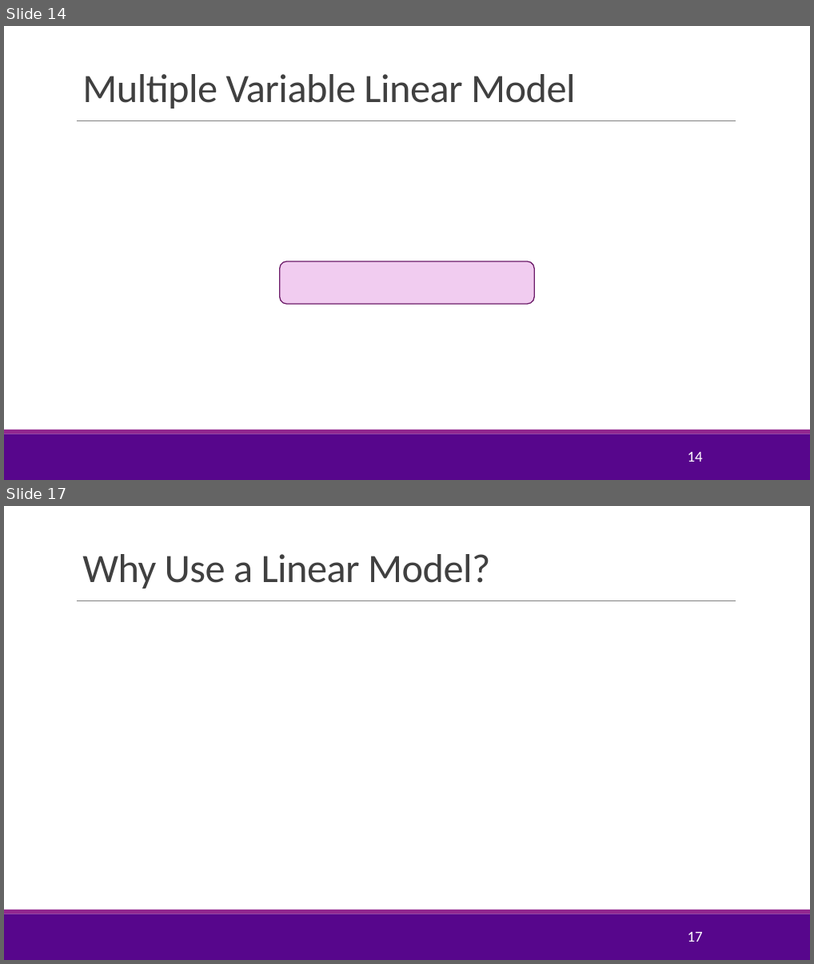
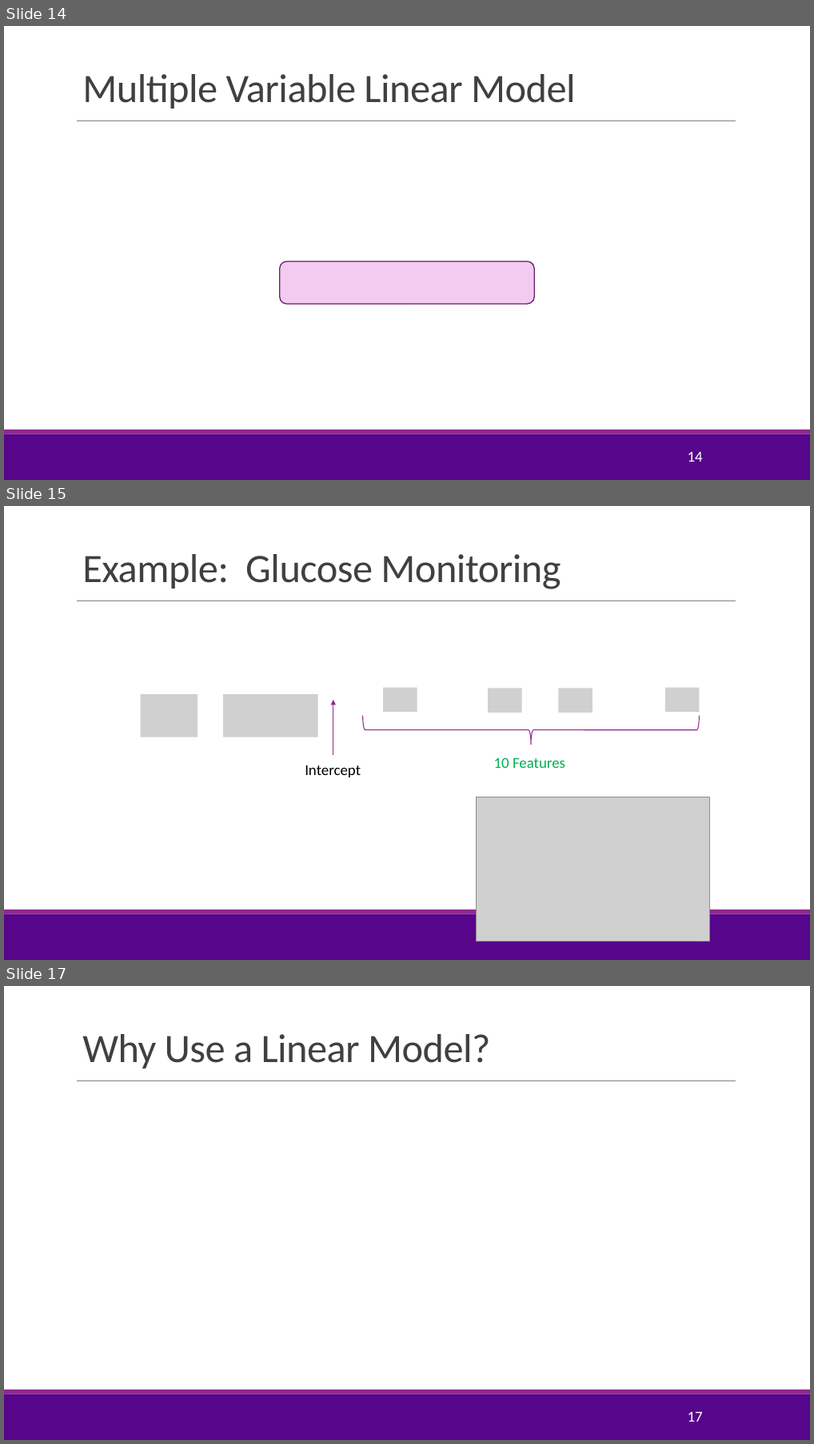
Before and after one commit to sdrangan/introml, a slide deck: lectures/Lect03_MultLinRegression.pptx. Shown one above the other, each under a label of ours: slides 14 and 17 before the commit, slides 14, 15 and 17 after it; the slides between them are not shown. The pictures are 814x964 and 814x1444 pixels, drawn with LibreOffice and Linux fonts; fonts in the diff are those of the drawing; grey boxes stand for pictures; background and template pictures are left out. Boxes give left, top, right and bottom in pixels: in the first picture for what was removed or moved away, otherwise in the second. Text is boxed around its words. In the diff, an @@ line names an element or a change of style, - is before the commit and + after.

```diff
--- a/lectures/Lect03_MultLinRegression.pptx
+++ b/lectures/Lect03_MultLinRegression.pptx
@@ slide 15 added at bbox=[4, 506, 810, 960], background #FFFFFF; not listed: 3 template elements that a slide beside it also shows @@
@@ title added at bbox=[82, 554, 561, 589], 48 pt, text #404040 @@
+Example: Glucose Monitoring
@@ picture added at bbox=[141, 694, 198, 737] @@
@@ picture added at bbox=[223, 694, 318, 737] @@
@@ picture added at bbox=[383, 688, 417, 712] @@
@@ picture added at bbox=[489, 688, 522, 712] @@
@@ picture added at bbox=[558, 688, 593, 712] @@
@@ picture added at bbox=[666, 688, 700, 712] @@
@@ arrow added from (334, 755) to (334, 700), #92278F 1 pt @@
@@ right brace added at bbox=[363, 716, 700, 744], outline #92278F 1 pt @@
@@ text added at bbox=[305, 765, 361, 777], 18 pt, text #000000 @@
+Intercept
@@ text added at bbox=[494, 757, 566, 768], 18 pt, text #00B050 @@
+10 Features
@@ picture added at bbox=[477, 797, 710, 941] @@
@@ page number added at bbox=[688, 940, 703, 946], 18 pt, text #FFFFFF @@
+15
```
Also in this commit, not shown: 9 slides changed, 1 other slide added, 1 slide removed, 10 other files.
